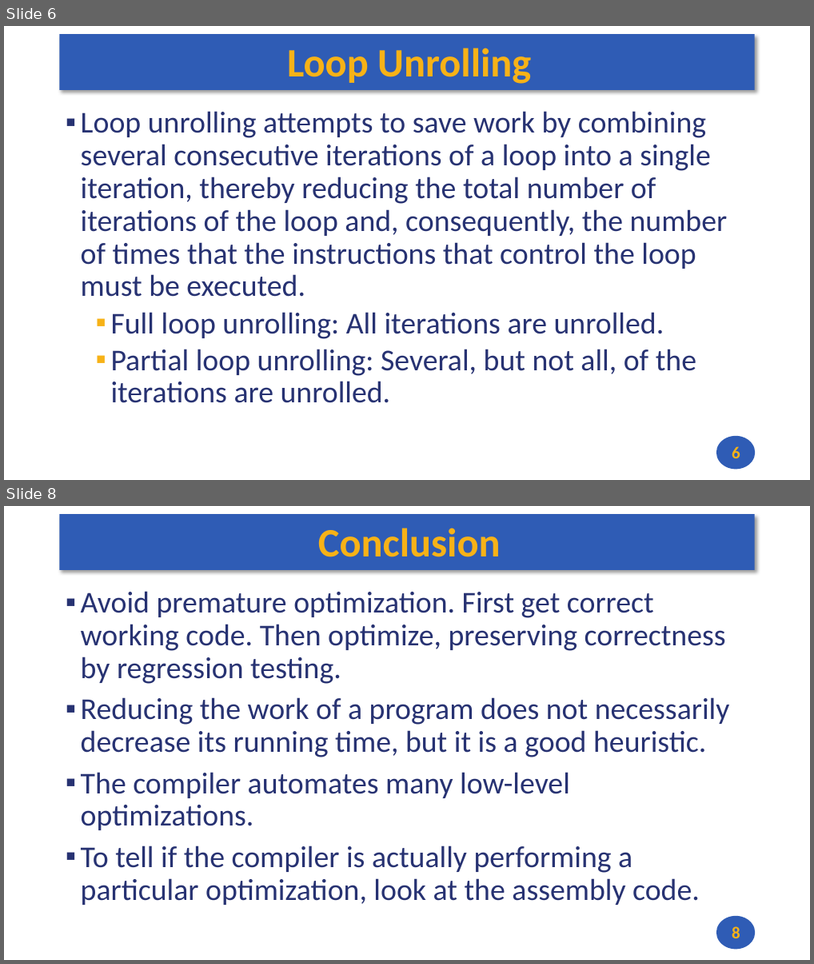
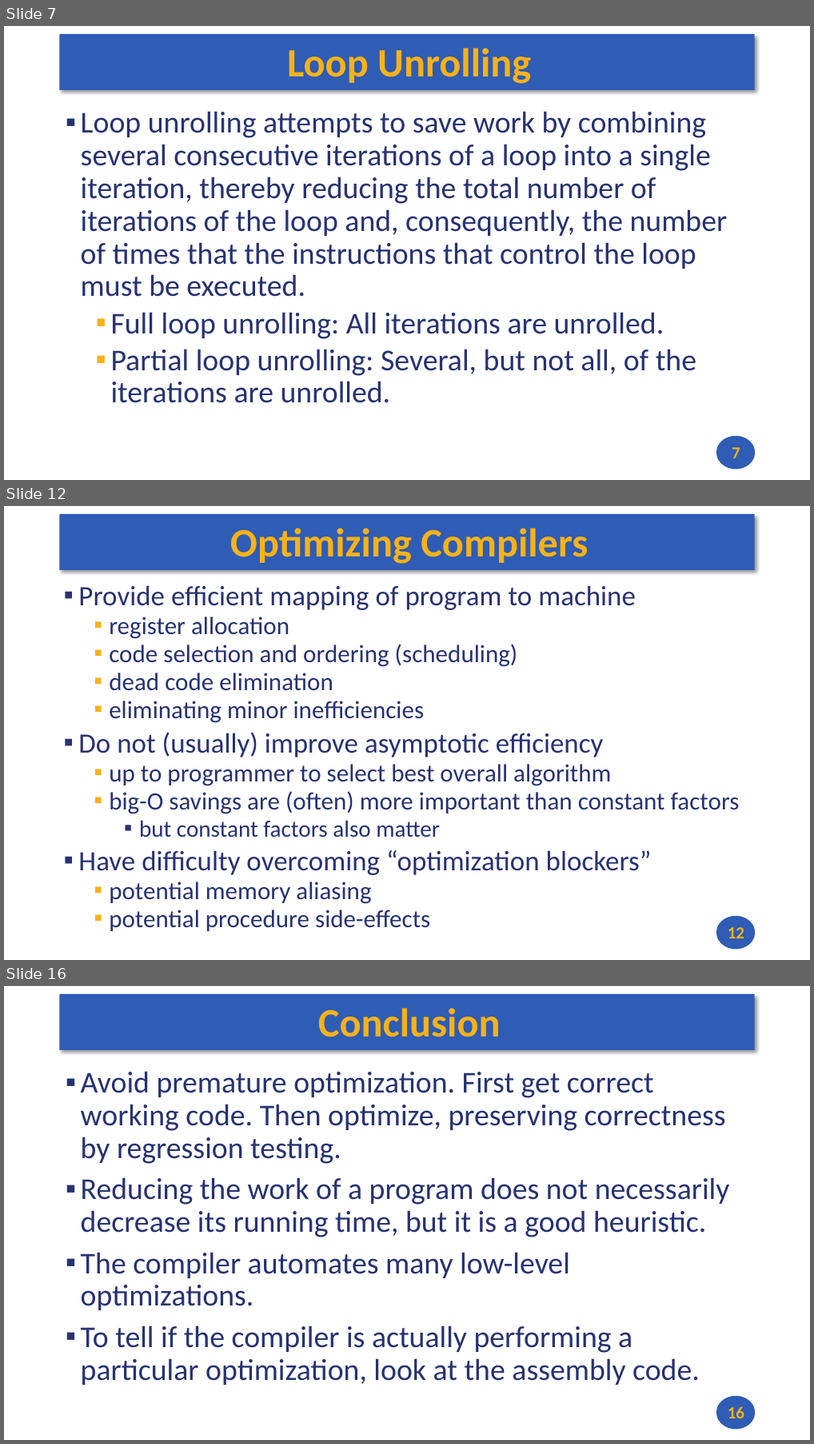
Before and after one commit to andrewt0301/hse-acos-course, a slide deck: docs/part1ca/15_Optimize/CA_Lecture_15.pptx. Shown one above the other, each under a label of ours: slides 6 and 8 before the commit, slides 7, 12 and 16 after it; the slides between them are not shown. The pictures are 814x964 and 814x1444 pixels, drawn with LibreOffice and Linux fonts; fonts in the diff are those of the drawing. Boxes give left, top, right and bottom in pixels: in the first picture for what was removed or moved away, otherwise in the second. Text is boxed around its words. In the diff, an @@ line names an element or a change of style, - is before the commit and + after.

```diff
--- a/docs/part1ca/15_Optimize/CA_Lecture_15.pptx
+++ b/docs/part1ca/15_Optimize/CA_Lecture_15.pptx
@@ slide 12 added at <box>4,506,810,960</box>, background #FFFFFF; not listed: 2 template elements that a slide beside it also shows @@
@@ title added at <box>230,528,588,564</box>, 48 pt, text #F7B217, bold @@
+Optimizing Compilers
@@ text added at <box>78,585,740,931</box>, 29.6 pt, text #273272 @@
+▪ Provide efficient mapping of program to machine
+  ▪ register allocation
+  ▪ code selection and ordering (scheduling)
+  ▪ dead code elimination
+  ▪ eliminating minor inefficiencies
+▪ Do not (usually) improve asymptotic efficiency
+  ▪ up to programmer to select best overall algorithm
+  ▪ big-O savings are (often) more important than constant factors
+    ▪ but constant factors also matter
+▪ Have difficulty overcoming “optimization blockers”
+  ▪ potential memory aliasing
+  ▪ potential procedure side-effects
@@ page number added at <box>728,927,745,938</box>, 20 pt, text #F7B217, bold @@
+12
@@ what was slide 6 is now slide 7 @@
@@ page number at <box>732,447,741,458</box>: text changed @@
-6
+7
@@ what was slide 8 is now slide 16 @@
@@ page number at <box>728,1406,745,1418</box>: text changed @@
-8
+16
```
Also in this commit, not shown: 1 slide changed, 8 other slides added, 1 slide removed, 2 other files.
